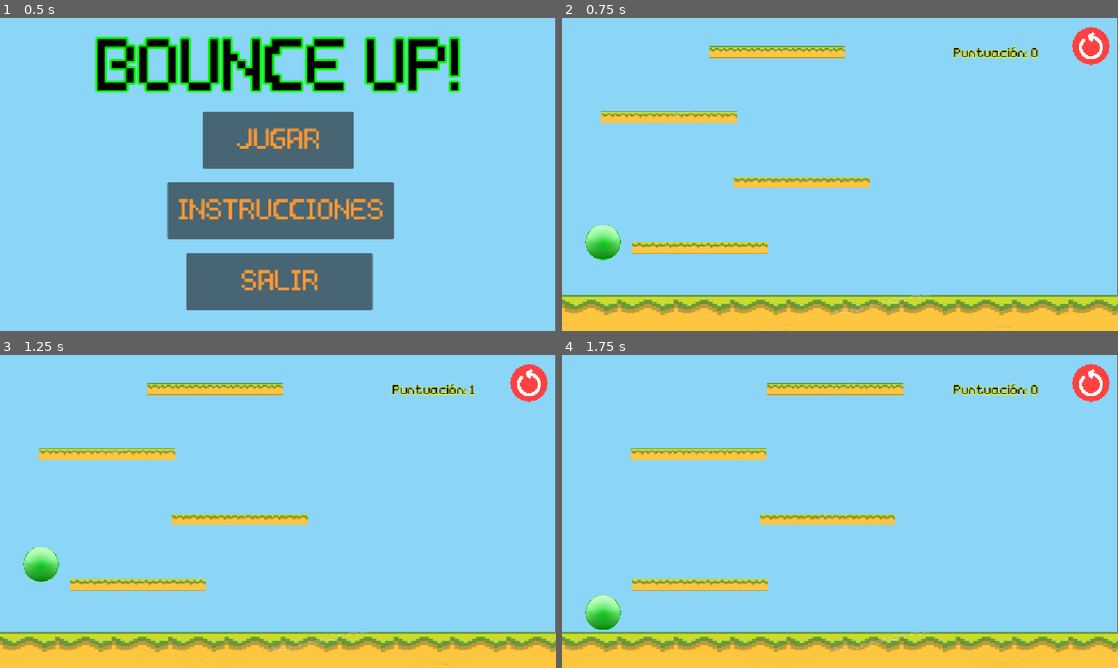
Above: before the commit, frames 1-4 (two rows, left to right).
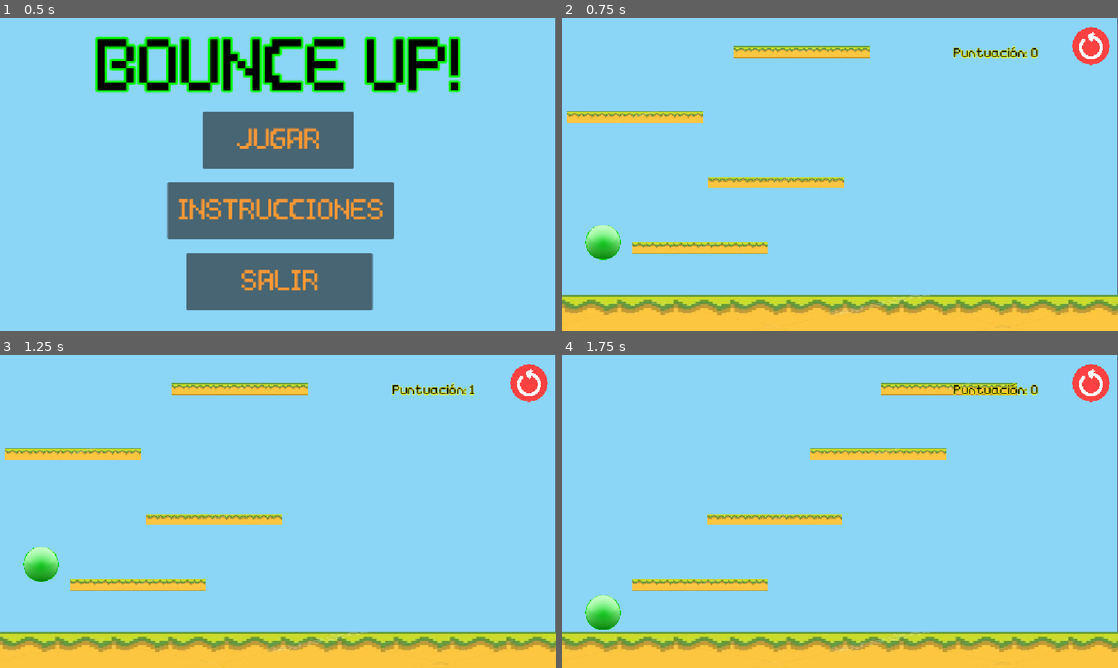
Above: after the commit, the same moments.

Repository: Miranda-511/Bounce-Up-
Game: Godot game, scene res://escenas/menu.tscn
Two runs of this game, one before a commit and one after it. Both use one fixed random seed, a clock stepped at 60 frames per second and the inputs below.
Inputs (mouse positions are in pixels of both pictures, inside the frame that each line leads up to):
- Up to frame 1 (0.5 s): no input
- Up to frame 2 (0.75 s): click "JUGAR" at 0.5 s
- Up to frame 3 (1.25 s): no input
- Up to frame 4 (1.75 s): click (1090, 383) at 1.25 s

Frame 1 is identical in both runs. In frame 2, 1.7% of the frame differs, in the area x 0-56%, y 8-55%; in frame 3, 1.7%; in frame 4, 4.2%, in the area x 12-82%, y 8-55%.

Commit message:
generación automática de plataformas 3
aumento leve de dificultad (aún trabajando en eso)

Diff:
--- a/escenas/main.tscn
+++ b/escenas/main.tscn
@@ -16,11 +16,11 @@
 
 # DIFICULTAD
 const VERTICAL_GAP = 135.0
-const MIN_HORIZONTAL_STEP = 210.0
-const MAX_HORIZONTAL_STEP = 290.0
+const MIN_HORIZONTAL_STEP = 140.0
+const MAX_HORIZONTAL_STEP = 420.0
 const GENERATE_AHEAD = 900.0
 
-# POSICIONES INTERNAS DE LA PLATAFORMA
+# PLATAFORMA
 const PLATFORM_CENTER_X = 932.125
 const PLATFORM_TOP_OFFSET_Y = 481.0
 const PLATFORM_HALF_WIDTH = 90.0
@@ -35,6 +35,9 @@
 var player: CharacterBody2D
 var next_platform_y: float
 var last_center_x: float
+
+# RECORDAR POSICIONES RECIENTES
+var recent_positions: Array[float] = []
 
 
 func _ready():
@@ -59,9 +62,11 @@
 		screen_width - 120.0
 	)
 
+	recent_positions.append(last_center_x)
+
 	next_platform_y = FLOOR_TOP_Y - FIRST_PLATFORM_ABOVE_FLOOR
 
-	# CREAR PRIMERA PLATAFORMA
+	# PRIMERA PLATAFORMA
 	spawn_platform(last_center_x)
 
 	next_platform_y -= VERTICAL_GAP
@@ -102,47 +107,63 @@
 	var min_x = 120.0
 	var max_x = screen_width - 120.0
 
-	# POSICIONES POSIBLES A LA IZQUIERDA
-	var left_min = max(
-		min_x,
-		last_center_x - MAX_HORIZONTAL_STEP
-	)
-
-	var left_max = last_center_x - MIN_HORIZONTAL_STEP
-
-	# POSICIONES POSIBLES A LA DERECHA
-	var right_min = last_center_x + MIN_HORIZONTAL_STEP
-
-	var right_max = min(
-		max_x,
-		last_center_x + MAX_HORIZONTAL_STEP
-	)
-
-	var can_go_left = left_max >= left_min
-	var can_go_right = right_max >= right_min
-
+	var possible_positions: Array[float] = []
+
+	# PROBAR MUCHAS POSICIONES ALEATORIAS
+	for attempt in range(100):
+
+		var candidate = randf_range(min_x, max_x)
+
+		var distance = abs(candidate - last_center_x)
+
+		# EVITAR PLATAFORMAS DEMASIADO CERCANAS O LEJANAS
+		if distance < MIN_HORIZONTAL_STEP:
+			continue
+
+		if distance > MAX_HORIZONTAL_STEP:
+			continue
+
+		# EVITAR REPETIR POSICIONES RECIENTES
+		var repeated = false
+
+		for i in range(max(0, recent_positions.size() - 2)):
+
+			if abs(candidate - recent_positions[i]) < 170.0:
+				repeated = true
+				break
+
+		if not repeated:
+			possible_positions.append(candidate)
+
+	# ELEGIR UNA POSICIÓN ALEATORIA
 	var new_x = last_center_x
 
-	# ELEGIR ALEATORIAMENTE ENTRE AMBOS LADOS
-	if can_go_left and can_go_right:
-
-		if randf() < 0.5:
-			new_x = randf_range(left_min, left_max)
-		else:
-			new_x = randf_range(right_min, right_max)
-
-	elif can_go_left:
-
-		new_x = randf_range(left_min, left_max)
-
-	elif can_go_right:
-
-		new_x = randf_range(right_min, right_max)
+	if possible_positions.size() > 0:
+
+		new_x = possible_positions[
+			randi_range(0, possible_positions.size() - 1)
+		]
+
+	else:
+
+		# ALTERNATIVA SI NO ENCUENTRA POSICIONES
+		var direction = -1.0 if randf() < 0.5 else 1.0
+
+		new_x = clamp(
+			last_center_x + direction * randf_range(180.0, 300.0),
+			min_x,
+			max_x
+		)
 
 	# CREAR PLATAFORMA
 	spawn_platform(new_x)
 
-	# ACTUALIZAR POSICIONES
+	# RECORDAR POSICIONES
+	recent_positions.append(new_x)
+
+	if recent_positions.size() > 3:
+		recent_positions.pop_front()
+
 	last_center_x = new_x
 	next_platform_y -= VERTICAL_GAP
 "
--- a/icon.svg
+++ /dev/null
@@ -1 +0,0 @@
-<svg xmlns="http://www.w3.org/2000/svg" width="128" height="128"><rect width="124" height="124" x="2" y="2" fill="#363d52" stroke="#212532" stroke-width="4" rx="14"/><g fill="#fff" transform="translate(12.322 12.322)scale(.101)"><path d="M105 673v33q407 354 814 0v-33z"/><path fill="#478cbf" d="m105 673 152 14q12 1 15 14l4 67 132 10 8-61q2-11 15-15h162q13 4 15 15l8 61 132-10 4-67q3-13 15-14l152-14V427q30-39 56-81-35-59-83-108-43 20-82 47-40-37-88-64 7-51 8-102-59-28-123-42-26 43-46 89-49-7-98 0-20-46-46-89-64 14-123 42 1 51 8 102-48 27-88 64-39-27-82-47-48 49-83 108 26 42 56 81zm0 33v39c0 276 813 276 814 0v-39l-134 12-5 69q-2 10-14 13l-162 11q-12 0-16-11l-10-65H446l-10 65q-4 11-16 11l-162-11q-12-3-14-13l-5-69z"/><path d="M483 600c0 34 58 34 58 0v-86c0-34-58-34-58 0z"/><circle cx="725" cy="526" r="90"/><circle cx="299" cy="526" r="90"/></g><g fill="#414042" transform="translate(12.322 12.322)scale(.101)"><circle cx="307" cy="532" r="60"/><circle cx="717" cy="532" r="60"/></g></svg>
Not shown, removed: export_presets.cfg
Not shown, removed: icon.svg.import
Not shown, removed: Bounce Up!.zip
Not shown, removed: exports.zip
